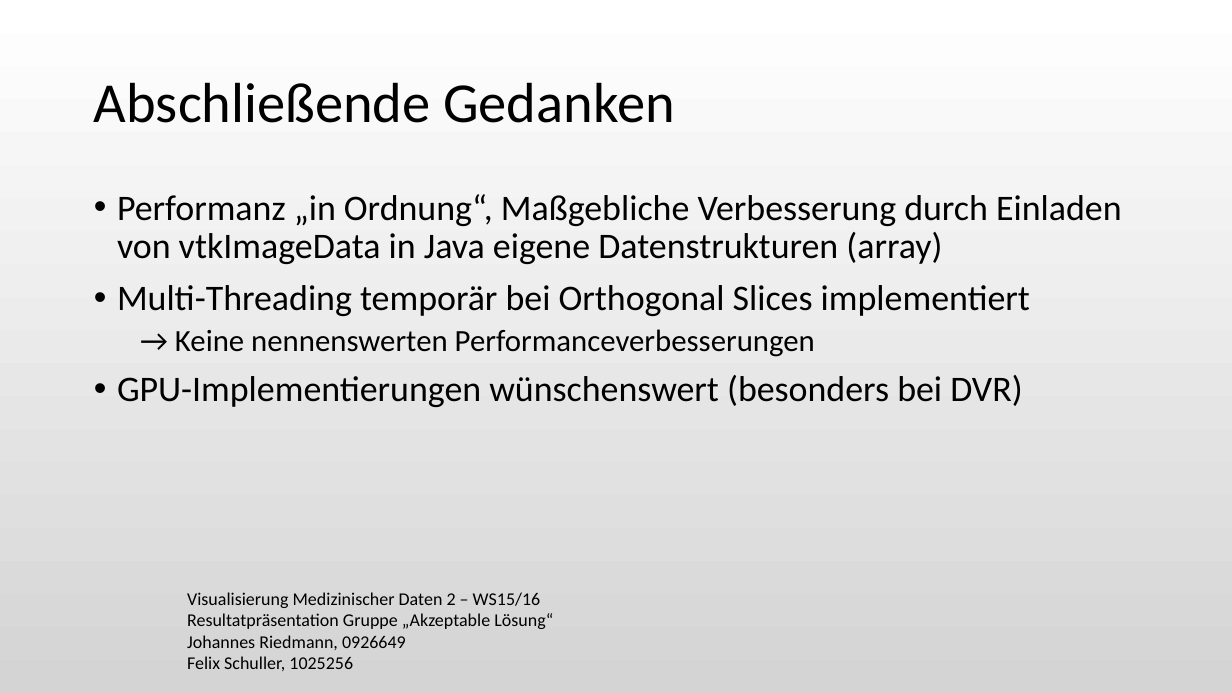
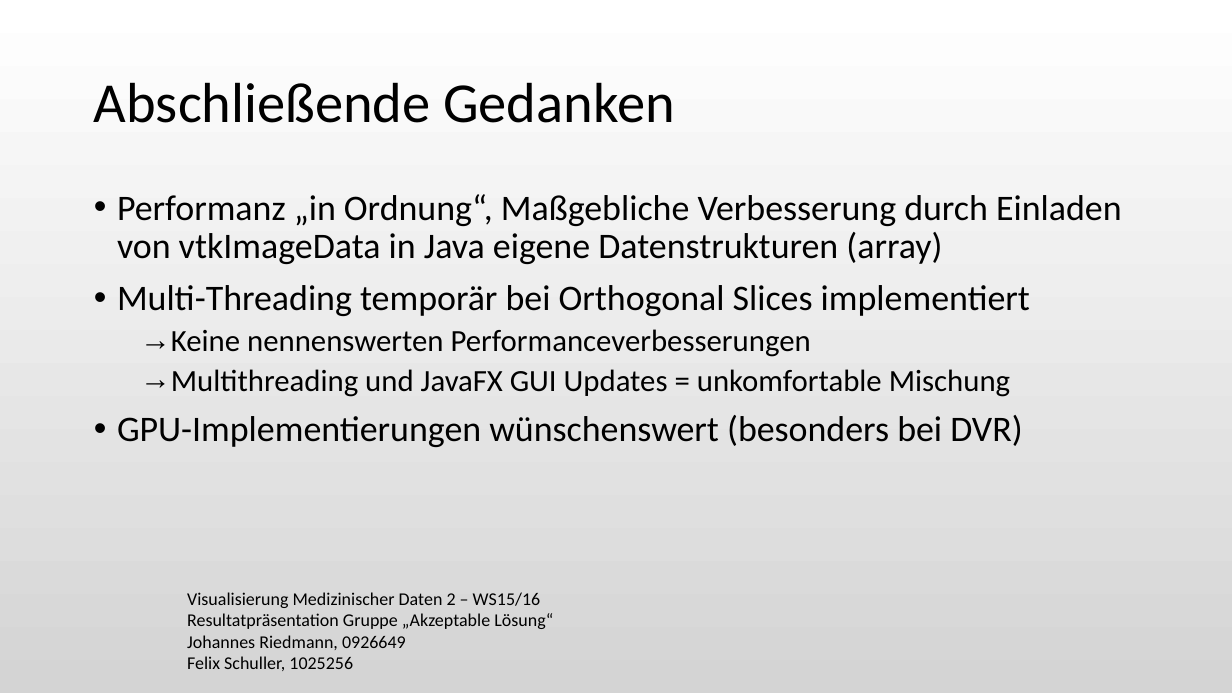
Before and after one commit to j0h1/vismeddata2, a slide deck: slide 13 of presentation/Presentation.pptx (slide 12 before the commit). Drawn at 1232x693 pixels with LibreOffice and Linux fonts; fonts in the diff are those of the drawing; background and template pictures are left out. Boxes give left, top, right and bottom in pixels: in the first picture for what was removed or moved away, otherwise in the second. Text is boxed around its words. In the diff, an @@ line names an element or a change of style, - is before the commit and + after.

```diff
--- a/presentation/Presentation.pptx
+++ b/presentation/Presentation.pptx
@@ text at bbox=[171, 329, 1010, 397]: text changed @@
-  → Keine nennenswerten Performanceverbesserungen
+  → Keine nennenswerten Performanceverbesserungen
+  → Multithreading und JavaFX GUI Updates = unkomfortable Mischung
```
Also in this commit, not shown: 3 other slides changed, 6 slides added, 5 slides removed, 3 other files.
